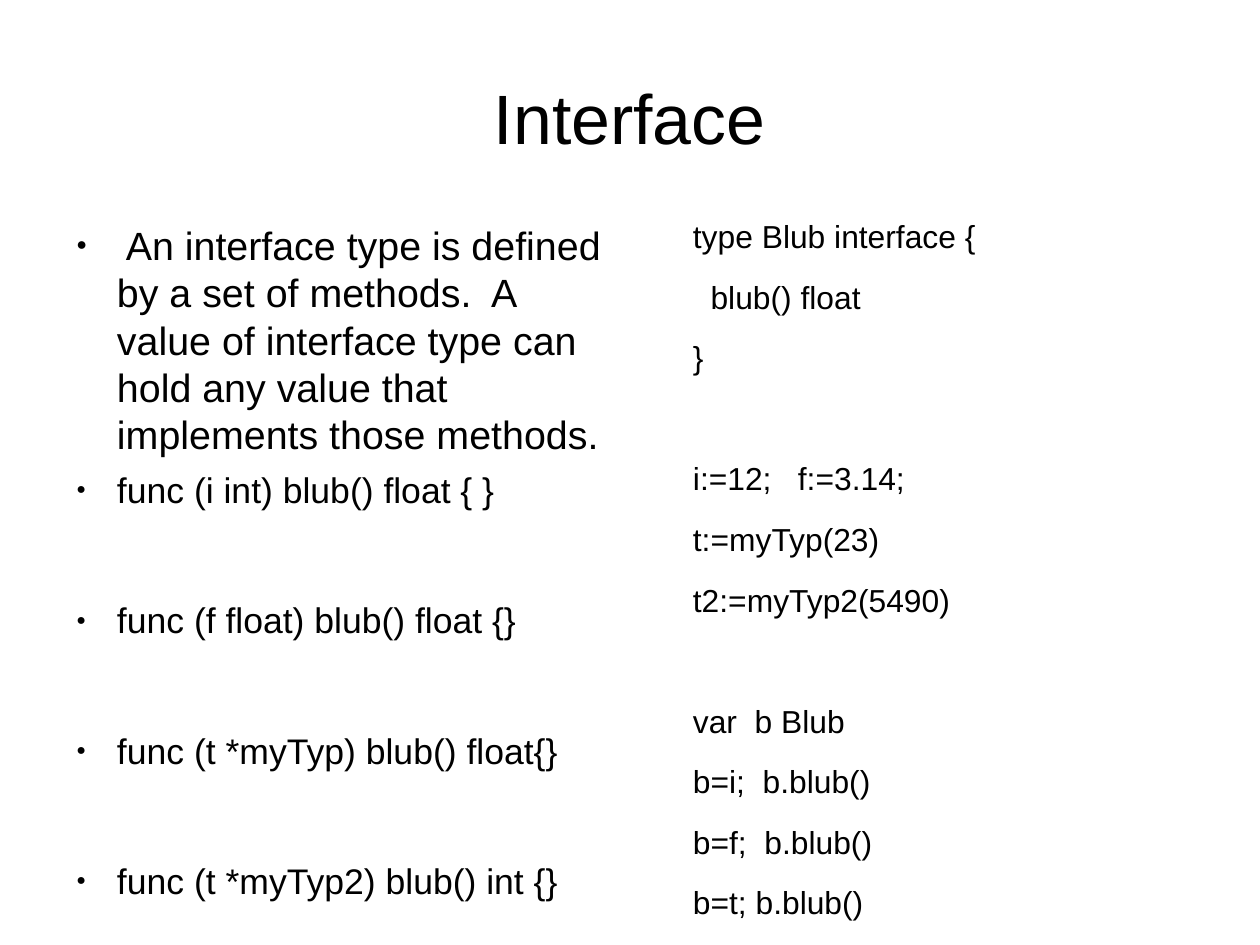
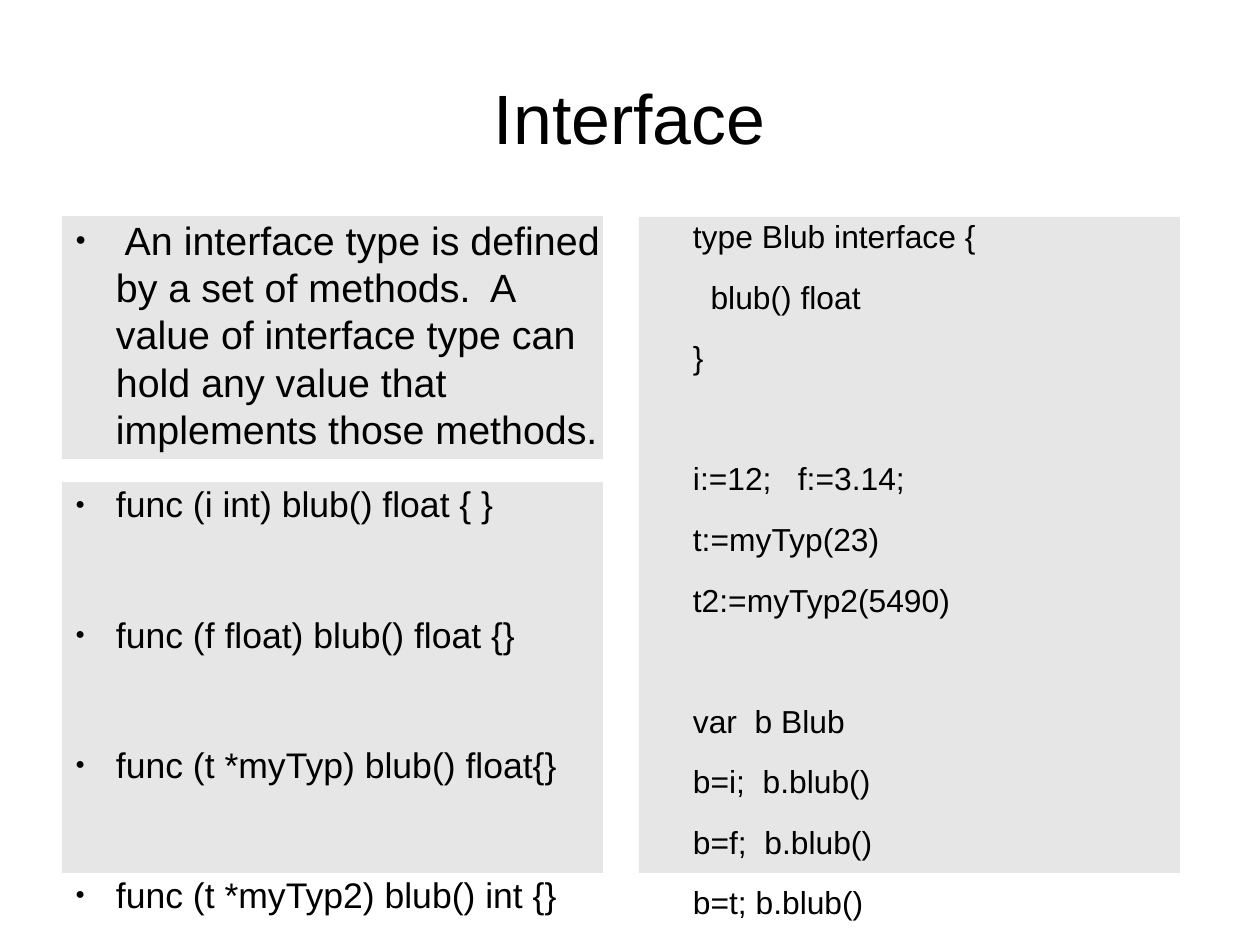
Before and after one commit to rayank77b/smallStuffs, a slide deck: slide 29 of programmierung/vortrag/golang.odp. Drawn at 1260x945 pixels with LibreOffice and Linux fonts; fonts in the diff are those of the drawing. Boxes give left, top, right and bottom in pixels: in the first picture for what was removed or moved away, otherwise in the second. Text is boxed around its words. In the diff, an @@ line names an element or a change of style, - is before the commit and + after.

```diff
--- a/programmierung/vortrag/golang.odp
+++ b/programmierung/vortrag/golang.odp
@@ text "An interface type is defined ...": place and size @@
-text "An interface type is defined ..." at bbox=[117, 231, 600, 457]
+text "An interface type is defined ..." at bbox=[62, 216, 603, 460]
@@ text "type Blub interface {": place and size @@
-text "type Blub interface {" at bbox=[693, 225, 956, 920]
+text "type Blub interface {" at bbox=[639, 217, 1180, 874]
@@ fill none to #E6E6E6 in 3 elements at bbox=[639, 217, 1180, 874], bbox=[62, 216, 603, 460], bbox=[62, 483, 603, 874] @@
@@ text "func (i int) blub() float ...": place and size @@
-text "func (i int) blub() float ..." at bbox=[117, 477, 558, 901]
+text "func (i int) blub() float ..." at bbox=[62, 483, 603, 874]
```
Also in this commit, not shown: 10 other slides changed.
